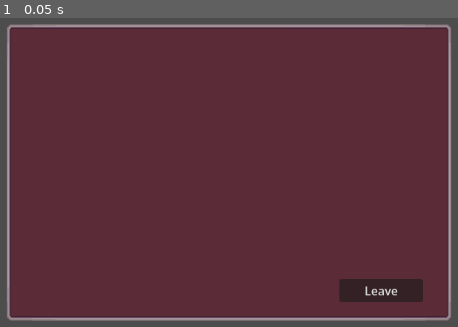
Above: before the commit, frame 1.
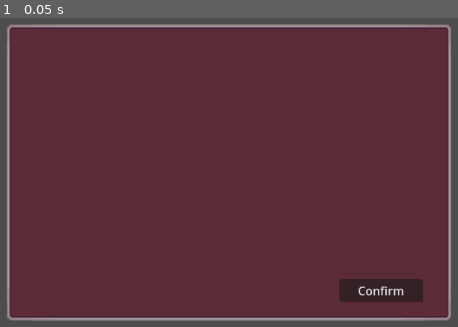
Above: after the commit, the same moment.

Repository: JosiahKey/new-beginnings-version-0.1.0
Game: Godot game, scene res://Scenes/UI/QuestReward.tscn
Two runs of this game, one before a commit and one after it. Both use one fixed random seed, a clock stepped at 60 frames per second and the inputs below. This scene is started directly instead of the project's main scene.
Inputs:
- Up to frame 1 (0.05 s): no input

The runs differ from the first frame. In frame 1, 0.2% of the frame differs, in the area x 78-89%, y 86-90%.

Commit message:
-buff accuracy on rings and neck

Diff:
--- a/Resources/default_bus_layout.tres
+++ b/Resources/default_bus_layout.tres
@@ -1,7 +1,7 @@
 [gd_resource type="AudioBusLayout" format=3 uid="uid://0ufsrn4ynqe4"]
 
 [resource]
-bus/0/volume_db = 1.0204983
+bus/0/volume_db = -80.0
 bus/1/name = &"Music"
 bus/1/solo = false
 bus/1/mute = false
--- a/Scenes/UI/QuestReward.tscn
+++ b/Scenes/UI/QuestReward.tscn
@@ -61,6 +61,6 @@
 offset_bottom = -25.0
 grow_horizontal = 2
 grow_vertical = 0
-text = "Leave"
+text = "Confirm"
 
 [connection signal="pressed" from="N/confirm_reward" to="." method="_on_confirm_reward_pressed"]
--- a/Scripts/item_generator.gd
+++ b/Scripts/item_generator.gd
@@ -123,6 +123,8 @@
 func ItemDetermineStats(item_id, item_rarity, stat) -> float:
 	var stat_value: int
 	randomize()
+	if GameData.base_item_data[item_id]["Type"] == "Jewelry" && stat == "Accurecy":
+		stat_value = randi_range(2,6) * int(GameData.base_item_data[item_id][stat])
 	if GameData.item_mitigation_stats.has(stat):
 		stat_value = randi_range(2,6) * int(GameData.base_item_data[item_id][stat])
 	elif GameData.item_attribute_stats.has(stat):
